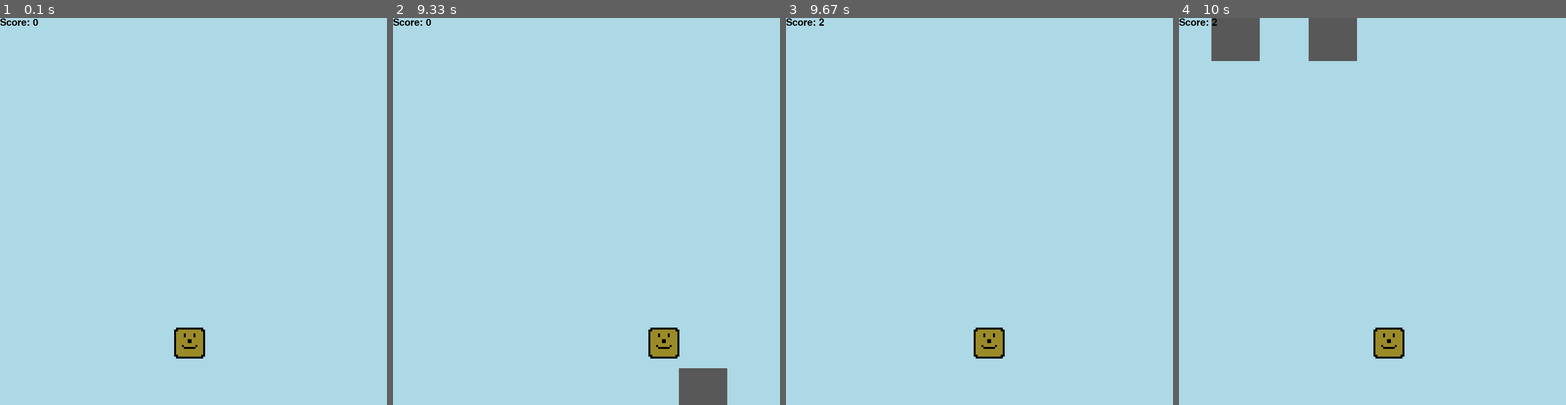
Above: before the commit, frames 1-4 (left to right).
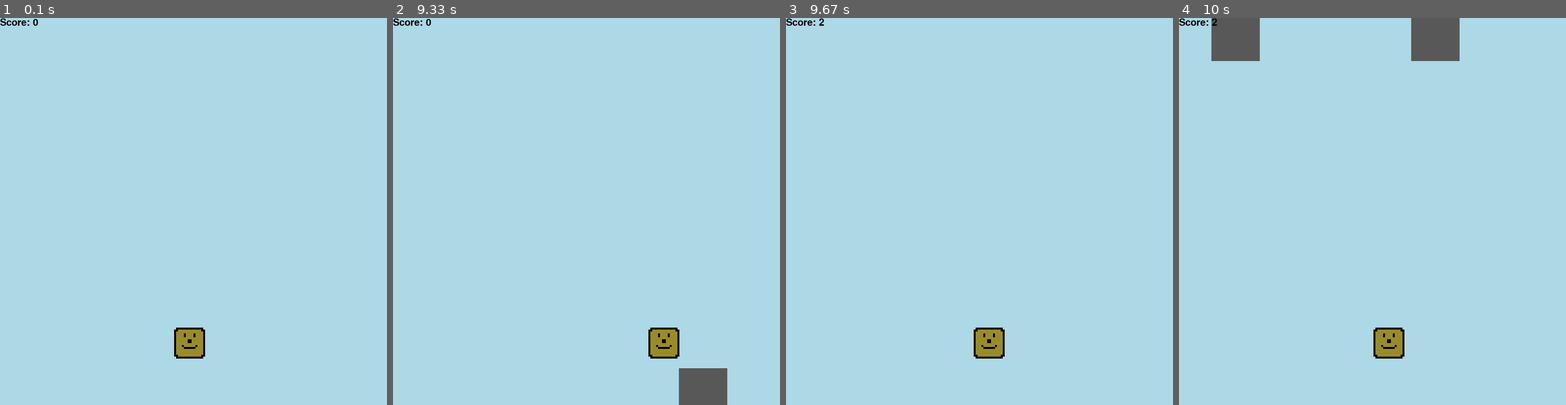
Above: after the commit, the same moments.

Repository: Hummenix/somePygame
Game: pygame game, started from game.py
Two runs of this game, one before a commit and one after it. Both use one fixed random seed, a clock stepped at 60 frames per second and the inputs below.
Inputs:
- Up to frame 1 (0.1 s): no input
- Up to frame 2 (9.33 s): hold Right 0.33-0.8 s; hold Right 0.83-1.3 s; hold Left 5.07-5.47 s; hold Right 5.5-6.13 s; hold Left 6.17-6.63 s; hold Right 6.67-7.13 s; hold Right 7.17-7.63 s; hold Left 7.67-8.2 s; hold Left 8.23-8.63 s; hold Right 8.67-9.3 s
- Up to frame 3 (9.67 s): hold Left from 9.33 s (still down)
- Up to frame 4 (10 s): release Left at 9.8 s; hold Right from 9.83 s (still down)

Frames 1-3 are identical in both runs. In frame 4, 2.8% of the frame differs, in the area x 33-73%, y 0-12%.

Commit message:
The feature was implemented successfully.

Diff:
--- a/game.py
+++ b/game.py
@@ -75,6 +75,7 @@
         gameDisplay.blit(text, (0, 0))
 
     def gameLoop(self):
+        no_prev_enemy = True
         x = (display_width * 0.45)
         y = (display_height * 0.8)
         x_change = 0
@@ -122,7 +123,7 @@
             x += x_change
             gameDisplay.fill(project_colors.light_blue)
             # enemy(enemy_x, enemy_y, enemy_width, enemy_height, enemy_color)
-            prev_enemy_x = -1  # identification
+
             for enemy in enemy_list:
                 enemy.enemy_y += enemy_speed
                 enemy.enemy(enemy.enemy_x, enemy.enemy_y, enemy.enemy_width, enemy.enemy_height, enemy.enemy_color)
@@ -134,7 +135,8 @@
                     #  (enemy_x shouldn't be in range of enemy_x to enemy_x += enemy_width)
                     valid_position = False
                     # -1 is an invalid value set for identification
-                    if prev_enemy_x == -1:
+                    if no_prev_enemy:
+                        no_prev_enemy = False
                         enemy.enemy_x = random.randrange(0, display_width - int(enemy.enemy_width))
                         #prev_enemy_x = enemy.enemy_x
                         #prev_enemy_width = enemy.enemy_width
@@ -166,13 +168,14 @@
                     # print("y-coordinate crossover")
                     if enemy.enemy_x < x < enemy.enemy_x + enemy.enemy_width \
                             or enemy.enemy_x  < x + player_width < enemy.enemy_x + enemy.enemy_width:
-                        print(
-                            "Enemy hit \nPlayer position: " + str(x) + " to " + str(x + player_width) + " at height " +
-                            str(y) + "\nEnemy position: " + str(enemy.enemy_x) + " to " +
-                            str(enemy.enemy_x + enemy.enemy_width)
-                            + " at height " + str(enemy.enemy_y))
+                        #print(
+                        #    "Enemy hit \nPlayer position: " + str(x) + " to " + str(x + player_width) + " at height " +
+                        #    str(y) + "\nEnemy position: " + str(enemy.enemy_x) + " to " +
+                        #    str(enemy.enemy_x + enemy.enemy_width)
+                        #    + " at height " + str(enemy.enemy_y))
                         self.returnHighScore(score)
                         self.gameResetAction("You collided with an enemy.")
+            no_prev_enemy = True
 
             self.player(x, y)
             self.scoreCounter(score)
